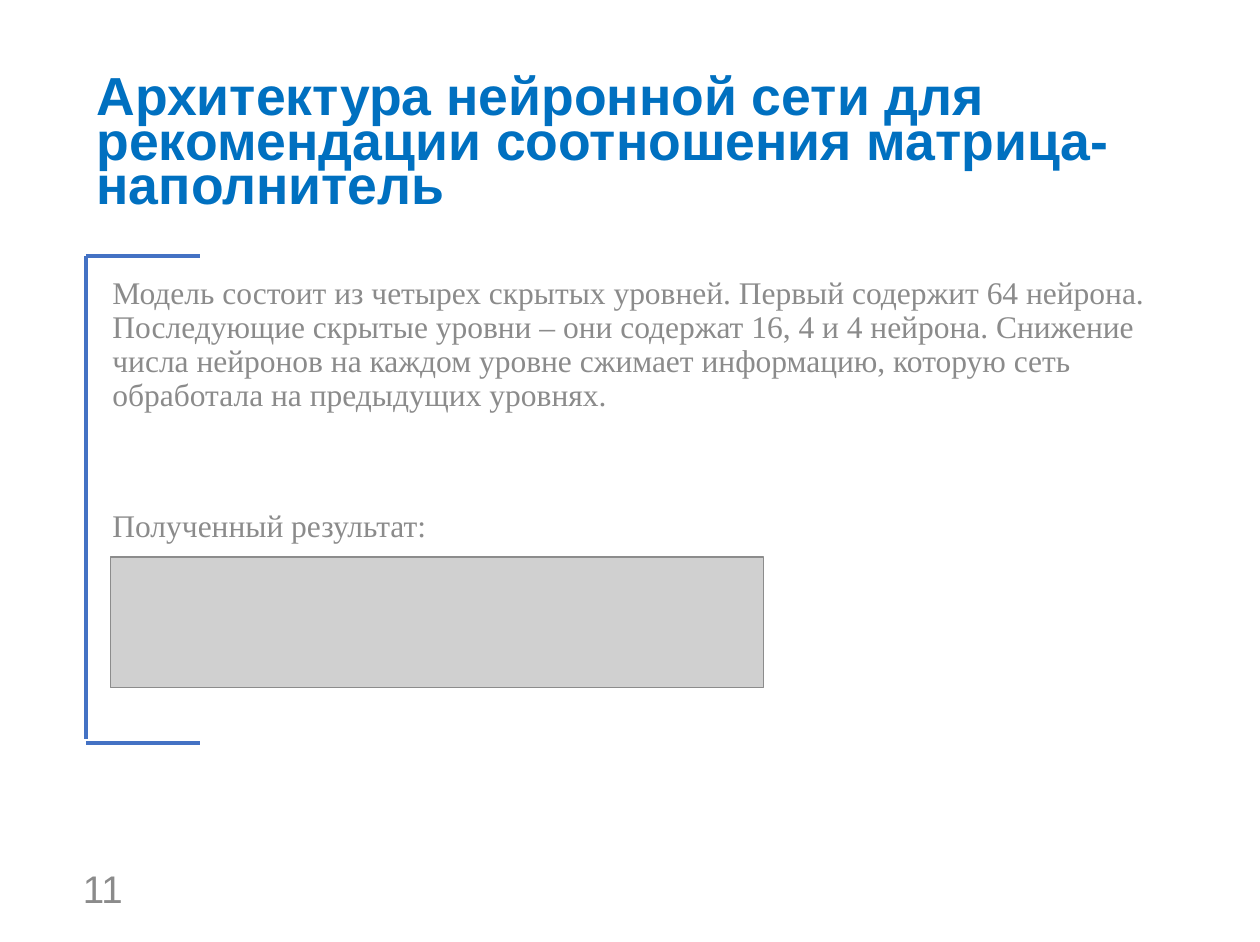
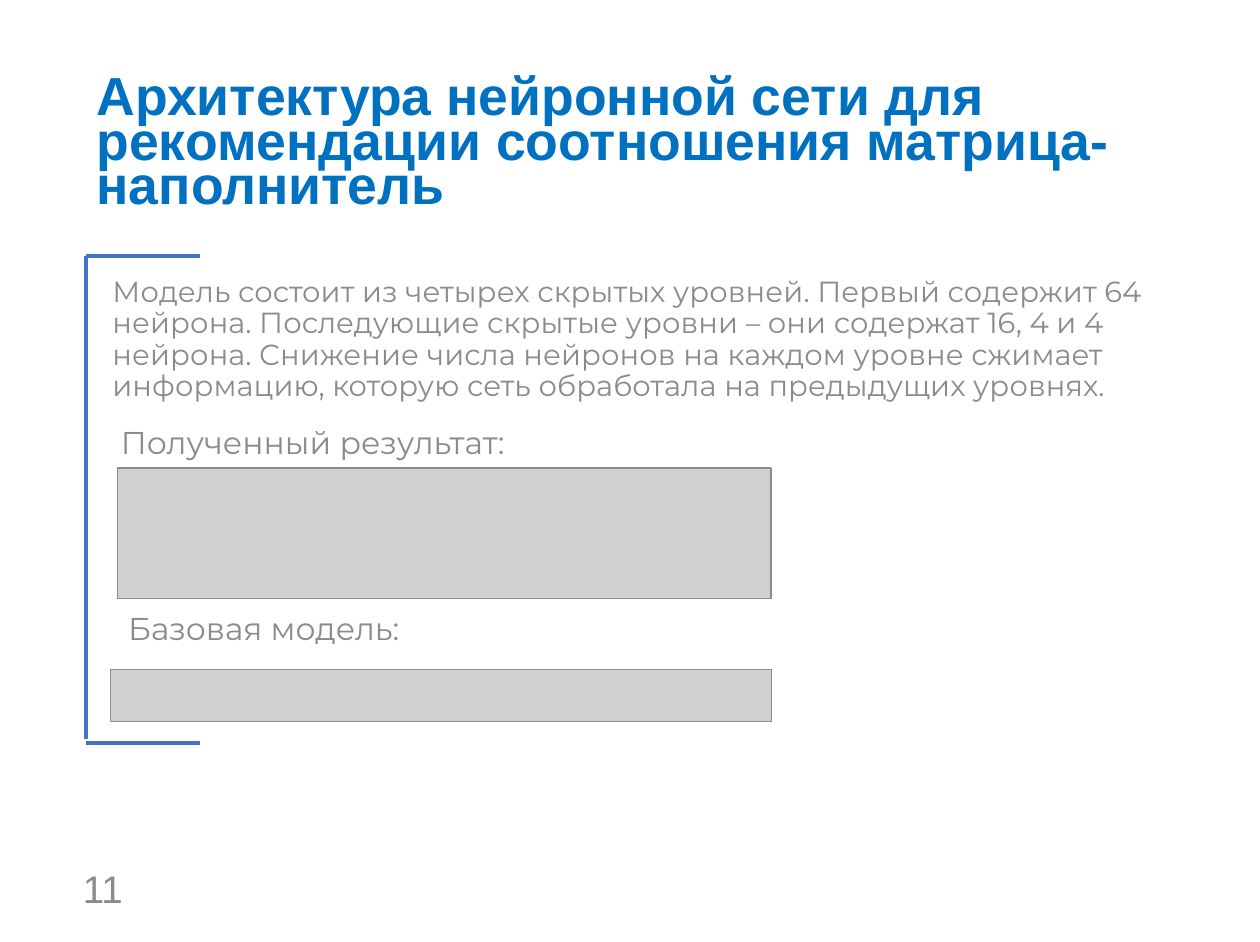
Before and after one commit to 00Maria/VKR, a slide deck: slide 11 of Презентация Калиновская МВ.pptx. Drawn at 1260x942 pixels with LibreOffice and Linux fonts; fonts in the diff are those of the drawing; grey boxes stand for pictures; background and template pictures are left out. Boxes give left, top, right and bottom in pixels: in the first picture for what was removed or moved away, otherwise in the second. Text is boxed around its words. In the diff, an @@ line names an element or a change of style, - is before the commit and + after.

```diff
--- a/Презентация Калиновская МВ.pptx
+++ b/Презентация Калиновская МВ.pptx
@@ text "Модель состоит из четырех скрытых ..." at <box>112,281,1141,402</box>: size 18 to 16.6 pt, font Times New Roman to Montserrat @@
@@ text "Полученный результат:": place and size @@
-text "Полученный результат:" at <box>112,515,426,544</box>
+text "Полученный результат:" at <box>121,431,505,460</box>
@@ text "Полученный результат:" at <box>121,431,505,460</box>: font Times New Roman to Montserrat @@
@@ picture: place and size @@
-picture at <box>111,557,765,688</box>
+picture at <box>117,469,771,600</box>
@@ text added at <box>128,618,400,644</box>, 18 pt, text #8C8C8C @@
+Базовая модель:
@@ picture added at <box>111,669,772,722</box> @@
```
Also in this commit, not shown: 5 other slides changed, 2 other files.
